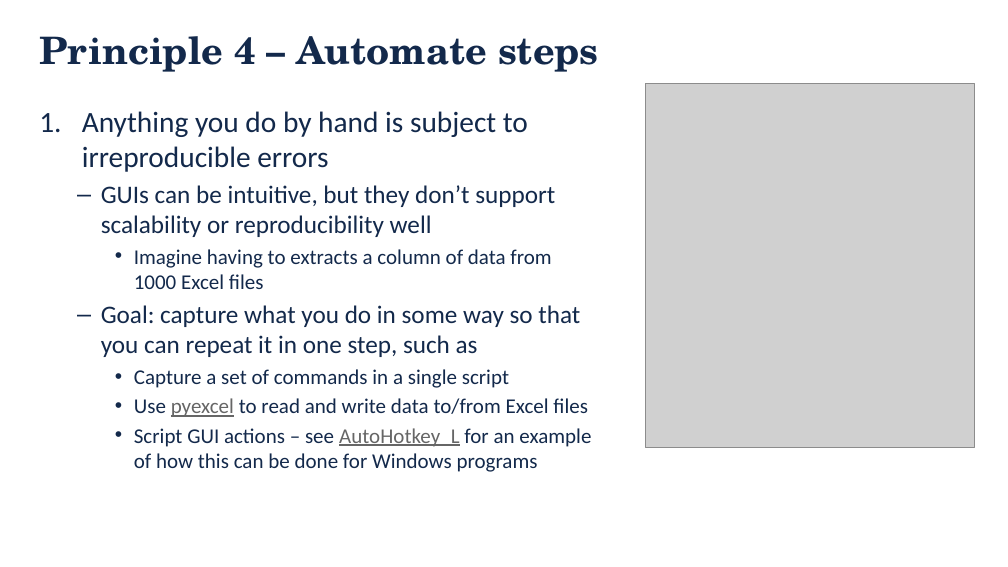
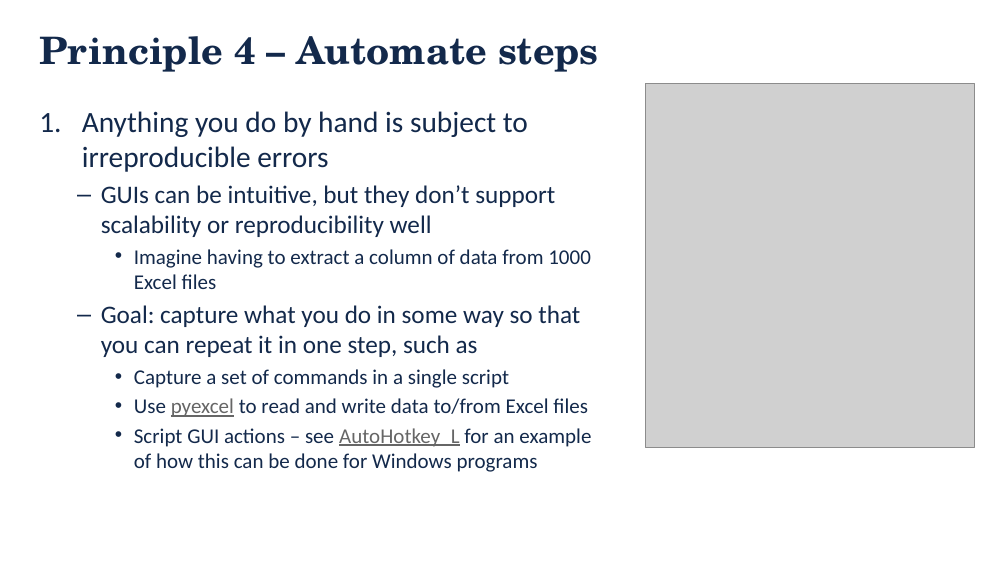
Before and after one commit to danielskatz/repro-fdtd1d, a slide deck: slide 14 of Computational_Reproducibility.pptx. Drawn at 1008x567 pixels with LibreOffice and Linux fonts; fonts in the diff are those of the drawing; grey boxes stand for pictures; background and template pictures are left out. Boxes give left, top, right and bottom in pixels: in the first picture for what was removed or moved away, otherwise in the second. Text is boxed around its words. In the diff, an @@ line names an element or a change of style, - is before the commit and + after.

```diff
--- a/Computational_Reproducibility.pptx
+++ b/Computational_Reproducibility.pptx
@@ text at (134,249,591,289): text changed @@
-    • Imagine having to extracts a column of data from 1000 Excel files
+    • Imagine having to extract a column of data from 1000 Excel files
```
Also in this commit, not shown: 1 other file.
